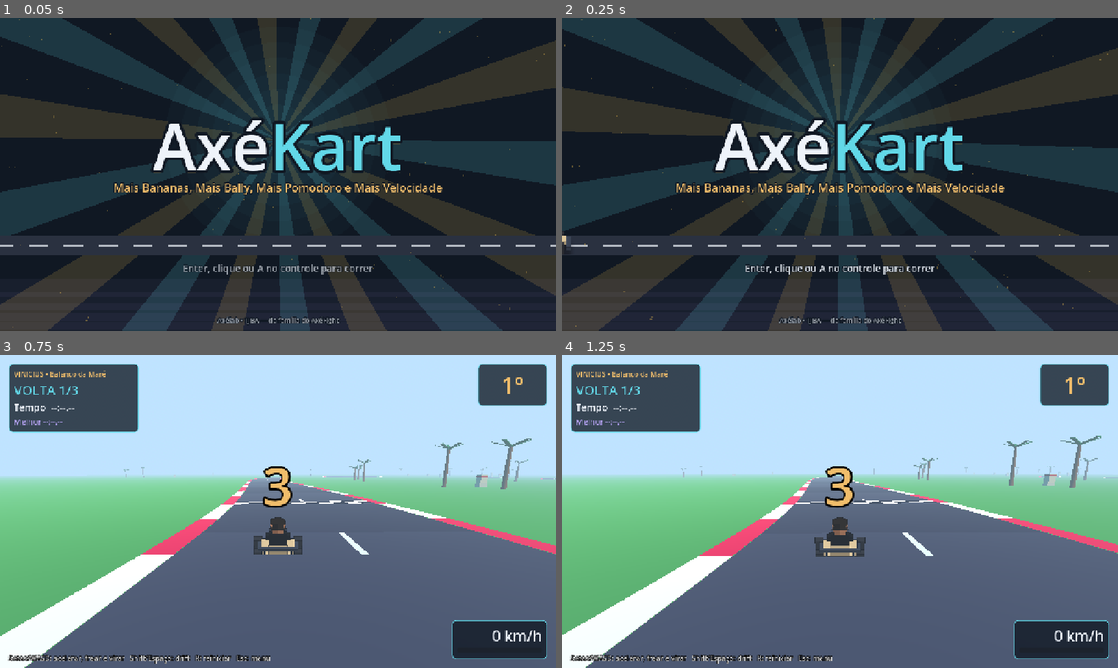
Above: before the commit, frames 1-4 (two rows, left to right).
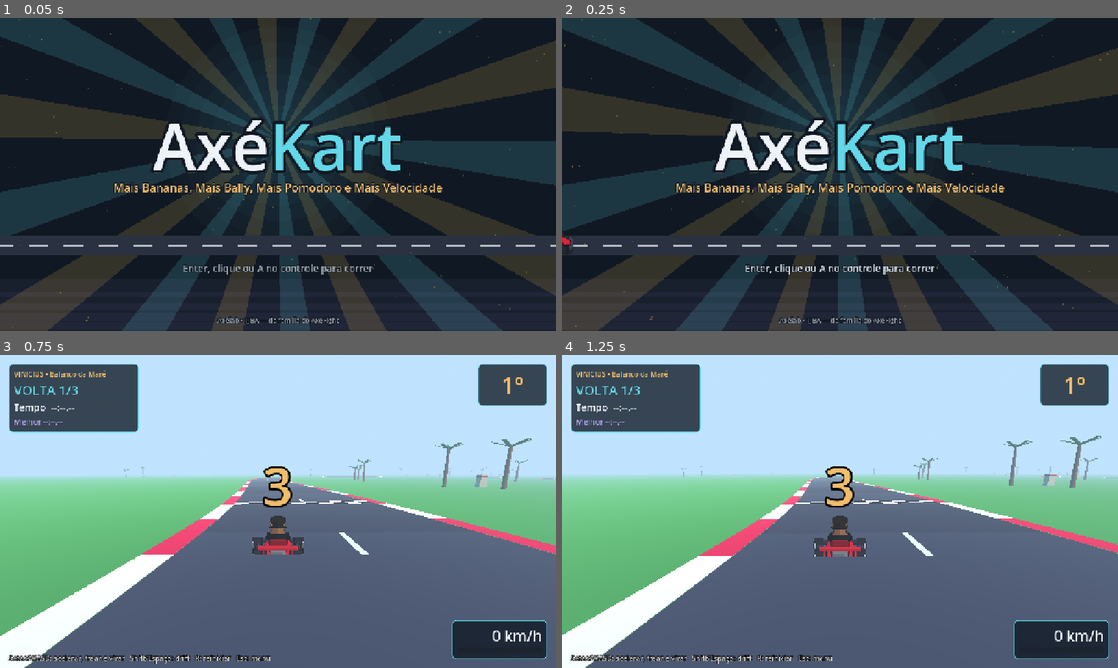
Above: after the commit, the same moments.

Repository: AbreuVin/AxeKart-World
Game: Godot game, scene res://scenes/ui/FrontEnd.tscn
Same seed, same stepped clock (60 frames per second), same inputs: the game is played once before the commit and once after it.
Inputs (mouse positions are in pixels of both pictures, inside the frame that each line leads up to):
- Up to frame 1 (0.05 s): no input
- Up to frame 2 (0.25 s): no input
- Up to frame 3 (0.75 s): tap Enter at 0.5 s; move the mouse to (400, 495) at 0.52 s; hold Right (direita) from 0.53 s (still down); hold Up (acelerar) from 0.53 s (still down); click (400, 495) at 0.67 s
- Up to frame 4 (1.25 s): keep holding Right (direita); keep holding Up (acelerar); tap Space at 0.77 s

Frame 1 is identical in both runs. In frame 2, less than 0.1% of the frame differs, in the area x 0-2%, y 68-75%; in frame 3, 0.4%, in the area x 45-55%, y 51-64%; in frame 4, 0.4%.

Commit message:
Karts arredondados e kart vermelho do Vinicius (0.3.1)
Gerador com superfícies arredondadas (carroceria curva, bico afinado,
pontões, rodas cilíndricas, tronco e braços até o volante) e contorno
escuro só na silhueta de cada peça, como no traço do Axé Fight.

Co-Authored-By: Claude Opus 5.5 <noreply@anthropic.com>
Claude-Session: https://claude.ai/code/session_01DKNKwCZT87sHqpGDf2T2Vk

Diff:
--- a/assets/karts/vinicius/kart.json
+++ b/assets/karts/vinicius/kart.json
@@ -2,7 +2,7 @@
   "id": "vinicius",
   "display_name": "VINICIUS",
   "vulgo": "Balanço da Maré",
-  "cor": "#e0c89b",
+  "cor": "#d7263d",
   "cor_detalhe": "#3b4456",
   "camisa": "#1d1d22",
   "pele": "#b98260",
@@ -15,5 +15,6 @@
   "aprovado_por_pessoa": true,
   "origem_arte": "Cabeça recortada do sprite de guarda do Axé Fight (César), com autorização; kart e corpo gerados por tools/sprites/build_pilot_sheet.py",
   "ordem": 0,
-  "cabelo": "#28211c"
+  "cabelo": "#28211c",
+  "cor_kart_nota": "Vermelho pedido pelo usuário em 02/11/2026"
 }
--- a/project.godot
+++ b/project.godot
@@ -4,7 +4,7 @@
 [application]
 
 config/name="AxéKart"
-config/version="0.3.0"
+config/version="0.3.1"
 run/main_scene="res://scenes/ui/FrontEnd.tscn"
 config/features=PackedStringArray("4.7", "GL Compatibility")
 
Binary file changed: assets/karts/cesar/sprites/sheet.png
Binary file changed: assets/karts/joao/sprites/sheet.png
Binary file changed: assets/karts/lucas/sprites/sheet.png
Binary file changed: assets/karts/vinicius/sprites/sheet.png
Not shown, changed: CHANGELOG.md
Not shown, changed: docs/DESIGN_GUIDE.md
